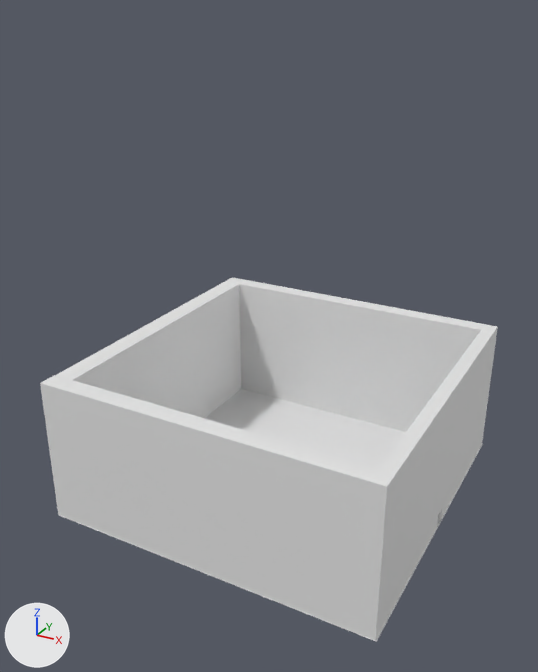
The Blender file FPS Dummy 64/Assets/Models/Morge/Grave.blend as it was, and as the next commit left it.
Rendered twice from a camera (50 mm lens) standing at (46.3, -90.2, 69.2) and looking at (-1.0, -4.0, 26.1). Arrows for +X, +Y and +Z are at lower left; the lights stay in place.
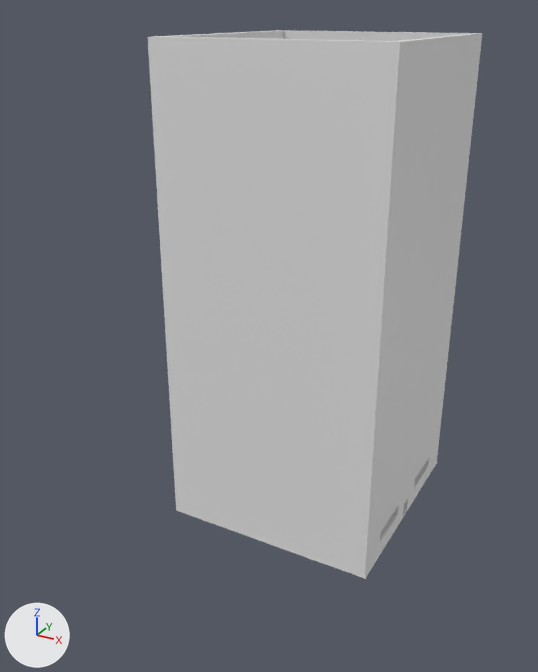
Pixel boxes (x1, y1, x2, y2) of what changed, in the pictures (538 x 672 px):
'Cube', reshaped, moved, rescaled (27% narrower, 50% taller)
    before: (40, 277, 498, 641)
    after: (148, 30, 482, 578)
'Plane', moved, rescaled
    before: (59, 389, 483, 641)
    after: (176, 463, 437, 578)
part 1 of me_cube_001, built on
    before: (40, 277, 498, 627)
    after: (148, 30, 482, 565)

The change, as a list of edits to the scene's bpy script:
```text
Change me_cube_001:
    used by ob_cube; location = (24.1, 0.0, 11.0); scale = (1.0, 25.2, 11.1)
    remove me_cube_001.from_pydata(...)  # 60 vertices, 59 faces; spans x -49.4..1.0, y -1.0..1.0, z -1.0..1.0
    add me_cube_001.from_pydata(...)  # 198 vertices, 202 faces; spans x -49.4..1.0, y -1.0..1.0, z -1.0..5.0
    me_cube_001 part 1
    6 vertices are removed from x -49.3..1.0, y -0.9..0.0, z 1.0
    35 faces are deleted
    8 vertices in x -49.4..1.0, y -1.0..1.0, z 1.0 move by (0.0, 0.0, 4.0)
    6 vertices in x -49.3..1.0, y -1.0..1.0, z 1.0 move by (0.0, 0.0, -1.6)
    4 vertices in x -1.0..1.0, y 0.0, z -1.0..-0.8 move by (0.0, 0.7, 0.0)
    4 vertices in x -1.0..1.0, y 0.0, z -1.0..-0.8 move by (0.0, -0.7, 0.0)
    70 vertices are added at x -49.4..1.0, y -1.0..1.0, z -1.0..5.0
    20 new vertices lie (0.0, 0.0, 0.8) away from vertices in x -49.4..1.0, y -1.0..1.0, z -0.6..1.0
    12 new vertices lie (0.0, 0.0, 4.7) away from vertices in x -49.3..1.0, y -1.0..1.0, z 0.3
    12 new vertices lie (0.0, -0.5, 0.0) away from vertices in x -1.0..1.0, y 0.0..0.7, z -1.0..5.0
    12 new vertices lie (0.0, 0.5, 0.0) away from vertices in x -1.0..1.0, y -0.7..0.0, z -1.0..5.0
    6 new vertices lie (6.7, 0.0, 0.0) away from vertices in x -46.1, y -0.9..0.9, z 0.2..0.3
    6 new vertices lie (10.3, 0.0, 0.0) away from vertices in x -39.4, y -0.9..0.9, z 0.2..0.3
    6 new vertices lie (28.1, 0.0, 0.0) away from vertices in x -29.1, y -0.9..0.9, z 0.2..0.3
    178 new faces join them
Change ob_plane:
    ob_plane.location: (0.0, 0.0, 0.0) -> (4.8, 0.0, 0.0)
    ob_plane.scale: (25.3, 25.3, 25.3) -> (15.3, 15.9, 25.3)
Change ob_cube:
    ob_cube.location: (24.1, 0.0, 11.0) -> (19.3, 0.0, 11.0)
    ob_cube.scale: (1.0, 25.2, 11.1) -> (0.604, 15.8, 11.1)
```
